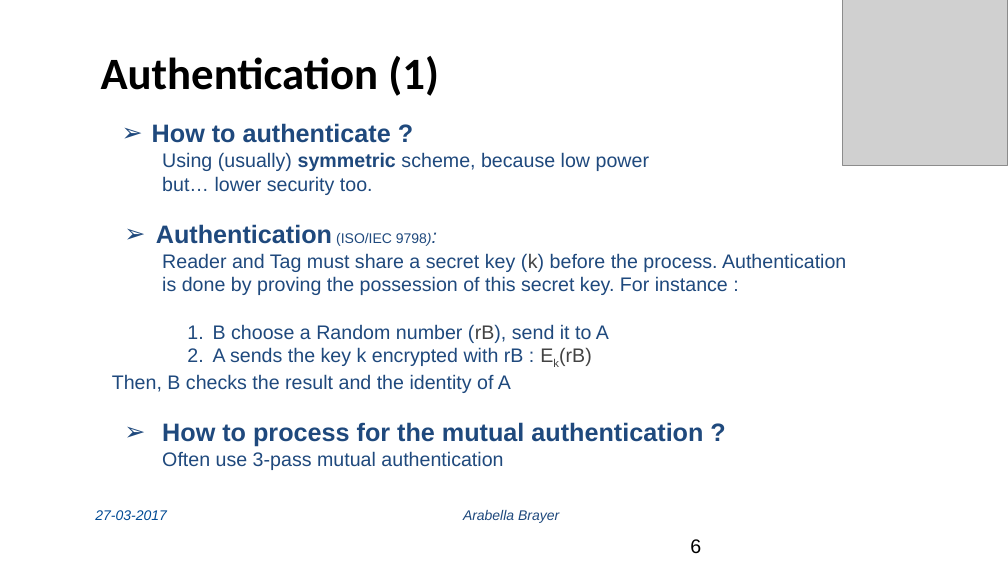
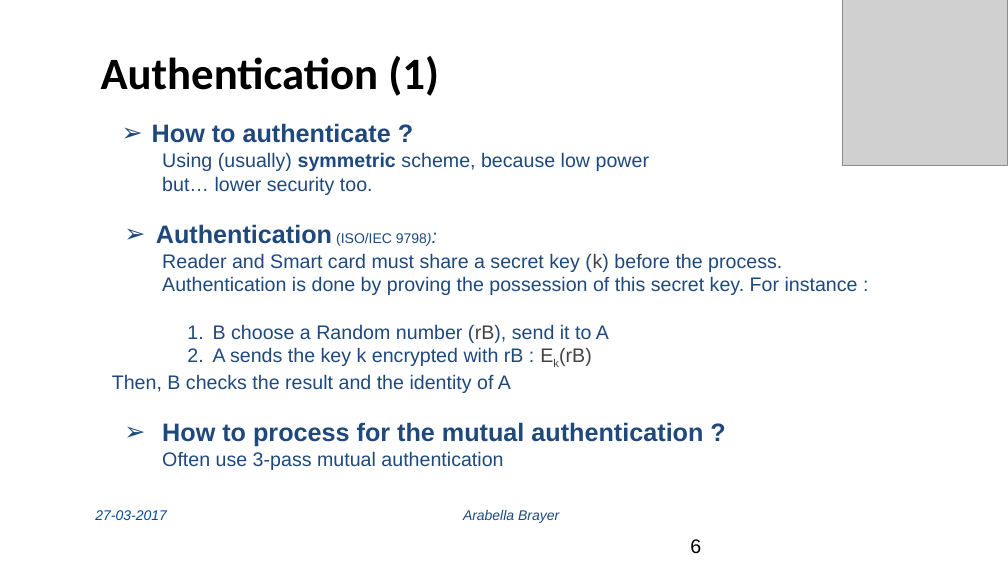
Before and after one commit to subsib/NFC, a slide deck: slide 6 of Near Field Communication (NFC).pptx. Drawn at 1008x567 pixels with LibreOffice and Linux fonts; fonts in the diff are those of the drawing; grey boxes stand for pictures; background and template pictures are left out. Boxes give left, top, right and bottom in pixels: in the first picture for what was removed or moved away, otherwise in the second. Text is boxed around its words. In the diff, an @@ line names an element or a change of style, - is before the commit and + after.

```diff
--- a/Near Field Communication (NFC).pptx
+++ b/Near Field Communication (NFC).pptx
@@ text at <box>162,253,858,295</box>: text changed @@
-Reader and Tag must share a secret key (k) before the process. Authentication is done by proving the possession of this secret key. For instance :
+Reader and Smart card must share a secret key (k) before the process. Authentication is done by proving the possession of this secret key. For instance :
```
Also in this commit, not shown: 6 other slides changed.
